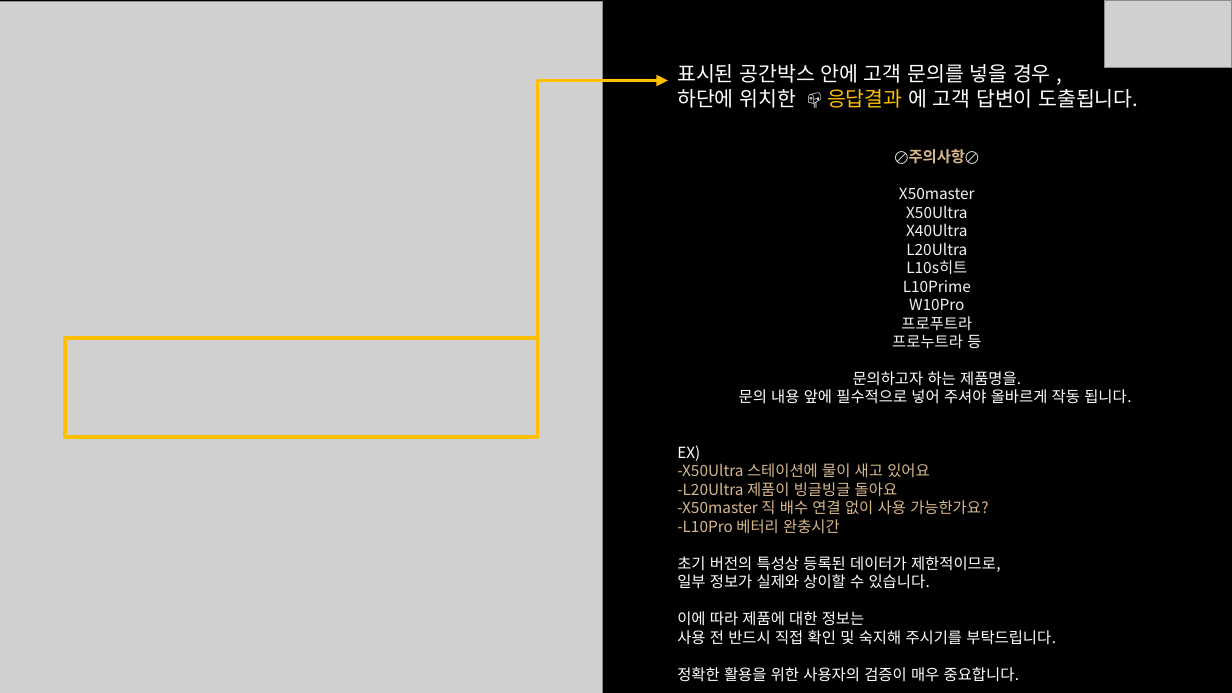
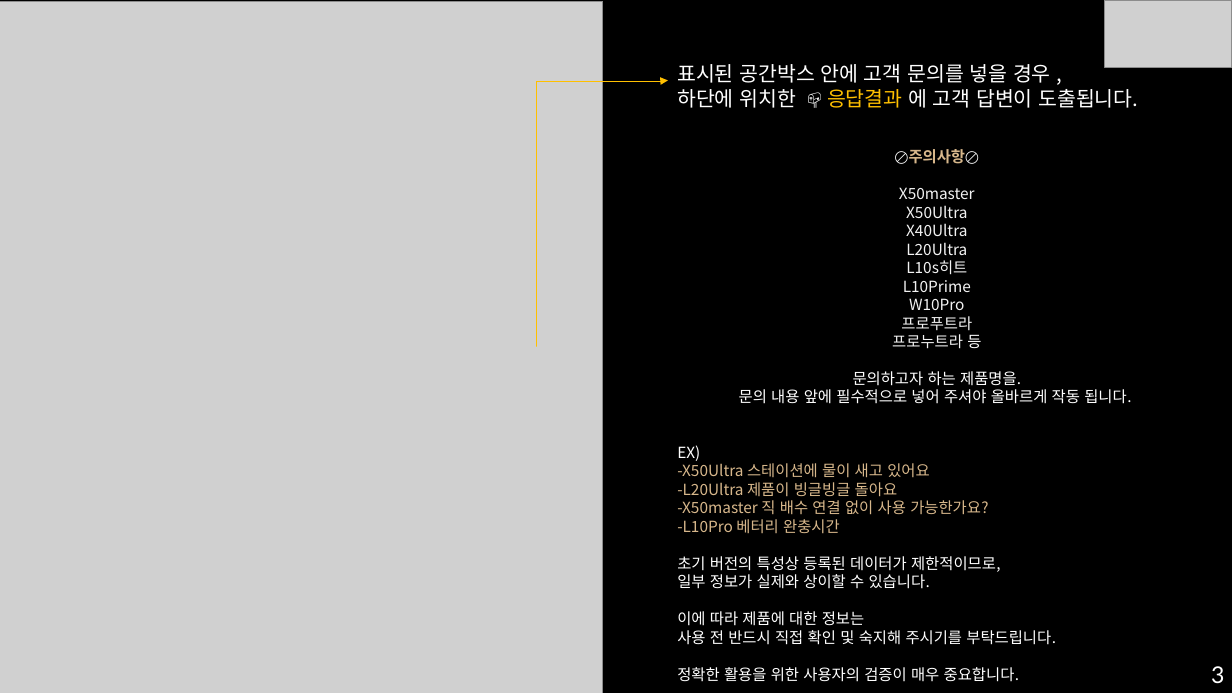
Before and after one commit to Agency8Group/eibe_cs, a slide deck: slide 3 of agentforum/agentforumguide.pptx (slide 2 before the commit). Drawn at 1232x693 pixels with LibreOffice and Linux fonts; fonts in the diff are those of the drawing; grey boxes stand for pictures; background and template pictures are left out. Boxes give left, top, right and bottom in pixels: in the first picture for what was removed or moved away, otherwise in the second. Text is boxed around its words. In the diff, an @@ line names an element or a change of style, - is before the commit and + after.

```diff
--- a/agentforum/agentforumguide.pptx
+++ b/agentforum/agentforumguide.pptx
@@ elbow arrow moved from (538, 338) - (668, 80) to (537, 347) - (668, 80) @@
@@ elbow arrow (537, 347) - (668, 80): stroke #FFC000 3 pt to #FFC000 0.25 pt @@
@@ rectangle removed at (66,338,538,437) @@
@@ text added at (1211,666,1224,684), 18 pt, text #FFFFFF @@
+3
```
Also in this commit, not shown: 1 other slide changed, 1 slide added, 1 other file.
